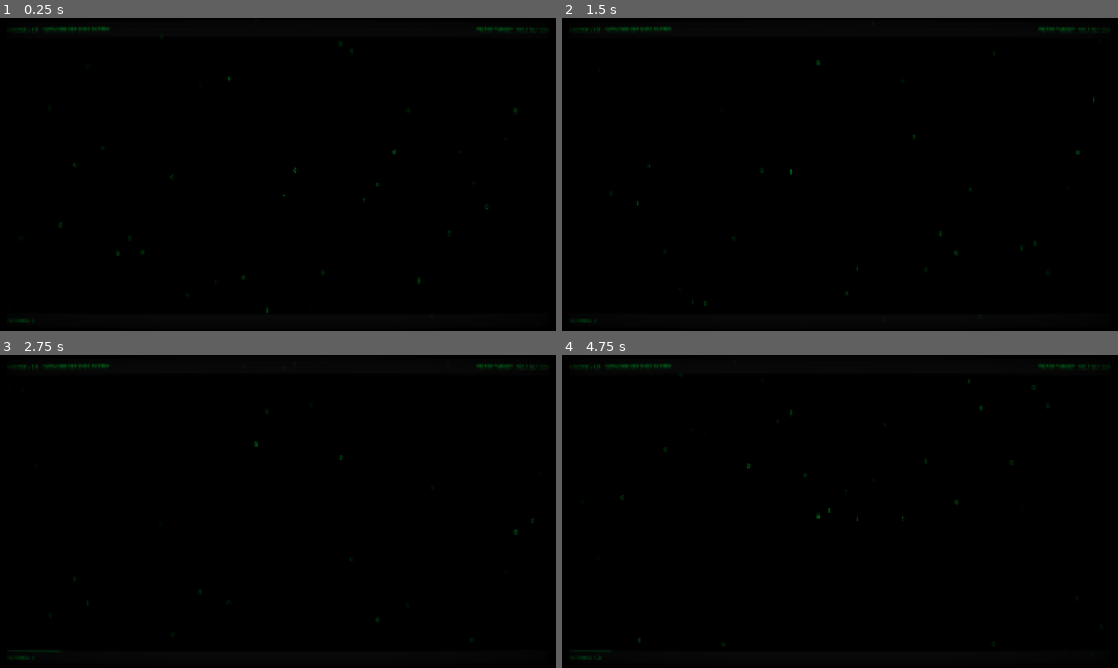
Above: before the commit, frames 1-4 (two rows, left to right).
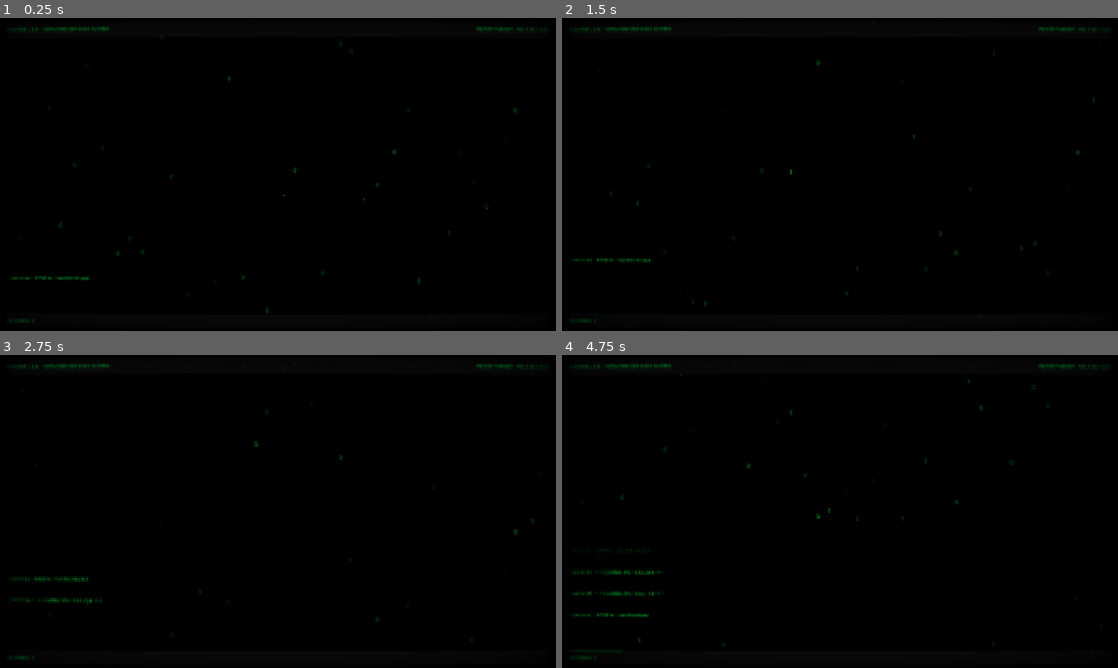
Above: after the commit, the same moments.

Repository: notlsd/v
Game: Godot game, scene res://scenes/main/main.tscn
Same seed, same stepped clock (60 frames per second), same inputs: the game is played once before the commit and once after it.
Inputs (mouse positions are in pixels of both pictures, inside the frame that each line leads up to):
- Up to frame 1 (0.25 s): no input
- Up to frame 2 (1.5 s): move the mouse to (962, 158) at 0.52 s; hold E (mask_16) 0.53-1.28 s; click (962, 158) at 0.67 s; move the mouse to (728, 190) at 1.27 s; tap W (mask_24) at 1.35 s; click (728, 190) at 1.42 s
- Up to frame 3 (2.75 s): move the mouse to (278, 639) at 2.02 s; hold Q (mask_32) from 2.03 s (still down); click (278, 639) at 2.17 s
- Up to frame 4 (4.75 s): move the mouse to (812, 574) at 2.77 s; release Q (mask_32) at 2.78 s; tap E (mask_16) at 2.85 s; click (812, 574) at 2.92 s; move the mouse to (840, 639) at 3.52 s; hold W (mask_24) 3.53-4.28 s; click (840, 639) at 3.67 s; move the mouse to (673, 464) at 4.27 s; tap Q (mask_32) at 4.35 s; click (673, 464) at 4.42 s

The runs differ from the first frame. In frame 1, 0.1% of the frame differs, in the area x 2-17%, y 82-84%; in frame 2, 0.1%; in frame 3, 0.2%; in frame 4, 0.4%, in the area x 2-19%, y 62-98%.

Commit message:
refactor: 终端风格完成 - IP行向上滚动可点击
修复:
- Control节点必须在CanvasLayer下才能渲染
- add_child()必须在setup()之前(@onready初始化顺序)
- 子节点mouse_filter设为IGNORE让点击穿透

新增:
- terminal_line.gd/tscn: 可点击滚动IP行
- terminal_spawner.gd: 终端行生成器
- terminal_hud.gd/tscn: 终端风格HUD

核心玩法: IP行向上滚动 → 点击过滤 → 判定

Diff:
--- a/project_v/scenes/entities/terminal_line.tscn
+++ b/project_v/scenes/entities/terminal_line.tscn
@@ -20,6 +20,7 @@
 layout_mode = 0
 offset_right = 1920.0
 offset_bottom = 24.0
+mouse_filter = 2
 color = Color(1, 1, 1, 0.1)
 
 [node name="Label" type="Label" parent="."]
@@ -27,5 +28,6 @@
 offset_left = 20.0
 offset_right = 1900.0
 offset_bottom = 24.0
+mouse_filter = 2
 label_settings = SubResource("LabelSettings_1")
 vertical_alignment = 1
--- a/project_v/scenes/main/main.tscn
+++ b/project_v/scenes/main/main.tscn
@@ -12,9 +12,9 @@
 shader_parameter/time_scale = 5.0
 
 [sub_resource type="GDScript" id="GDScript_main"]
-script/source = "extends Node2D
+script/source = "extends Node
 
-@onready var glitch_overlay = $GlitchOverlay
+@onready var glitch_overlay = $GlitchLayer/GlitchOverlay
 
 func _ready() -> void:
 	RenderingServer.set_default_clear_color(Color.BLACK)
@@ -27,24 +27,36 @@
 	print(\"[Main] Terminal mode started! Target: %s\" % GameManager.get_target_subnet_string())
 "
 
-[node name="Main" type="Node2D"]
+[node name="Main" type="Node"]
 script = SubResource("GDScript_main")
 
 [node name="MatrixRain" parent="." instance=ExtResource("1_rain")]
 
-[node name="TerminalSpawner" type="Node" parent="."]
-script = ExtResource("3_spawn")
+[node name="TerminalLayer" type="CanvasLayer" parent="."]
+layer = 0
 
-[node name="TerminalHUD" parent="." instance=ExtResource("2_hud")]
-
-[node name="GlitchOverlay" type="ColorRect" parent="."]
-z_index = 99
-material = SubResource("ShaderMaterial_glitch")
+[node name="TerminalSpawner" type="Control" parent="TerminalLayer"]
+layout_mode = 3
 anchors_preset = 15
 anchor_right = 1.0
 anchor_bottom = 1.0
 grow_horizontal = 2
 grow_vertical = 2
 mouse_filter = 2
+script = ExtResource("3_spawn")
+
+[node name="TerminalHUD" parent="." instance=ExtResource("2_hud")]
+
+[node name="GlitchLayer" type="CanvasLayer" parent="."]
+layer = 50
+
+[node name="GlitchOverlay" type="ColorRect" parent="GlitchLayer"]
+anchors_preset = 15
+anchor_right = 1.0
+anchor_bottom = 1.0
+grow_horizontal = 2
+grow_vertical = 2
+mouse_filter = 2
+material = SubResource("ShaderMaterial_glitch")
 
 [node name="CRTOverlay" parent="." instance=ExtResource("4_crt")]
--- a/project_v/scripts/managers/terminal_spawner.gd
+++ b/project_v/scripts/managers/terminal_spawner.gd
@@ -1,6 +1,6 @@
 ## TerminalSpawner
 ## 终端行生成器 - 在屏幕底部生成向上滚动的 IP 行
-extends Node
+extends Control
 
 const TerminalLineScene = preload("res://scenes/entities/terminal_line.tscn")
 
@@ -14,18 +14,15 @@
 @export var target_ratio: float = 0.4
 
 ## 生成位置 Y
-const SPAWN_Y: float = 1000.0
+const SPAWN_Y: float = 900.0
 
 var spawn_timer: Timer = null
-var line_container: Control = null
 
 
 func _ready() -> void:
-	# 创建容器
-	line_container = Control.new()
-	line_container.set_anchors_preset(Control.PRESET_FULL_RECT)
-	line_container.mouse_filter = Control.MOUSE_FILTER_IGNORE
-	get_parent().add_child.call_deferred(line_container)
+	# 设置为全屏容器
+	set_anchors_preset(Control.PRESET_FULL_RECT)
+	mouse_filter = Control.MOUSE_FILTER_IGNORE
 
 	# 创建定时器
 	spawn_timer = Timer.new()
@@ -34,13 +31,14 @@
 	add_child(spawn_timer)
 	spawn_timer.start()
 
+	print("[TerminalSpawner] Started, interval: %s, speed: %s" % [spawn_interval, scroll_speed])
+
+	# 立即生成一行作为测试
+	_spawn_line()
+
 
 func _spawn_line() -> void:
-	if line_container == null:
-		return
-
 	var line = TerminalLineScene.instantiate()
-	line.position = Vector2(0, SPAWN_Y)
 
 	# 决定是否为目标
 	var is_target = randf() < target_ratio
@@ -57,13 +55,16 @@
 			GameManager.target_prefix
 		)
 
+	# 先添加到场景树，再设置（因为 @onready 需要在树中才能初始化）
+	add_child(line)
+	line.position = Vector2(0, SPAWN_Y)
 	line.setup(ip, is_target, scroll_speed)
 
 	# 连接信号
 	line.clicked.connect(_on_line_clicked)
 	line.escaped.connect(_on_line_escaped)
 
-	line_container.add_child(line)
+	print("[TerminalSpawner] Spawned: %s, target=%s" % [BitwiseManager.int_to_ip(ip), is_target])
 
 
 func _on_line_clicked(ip: int) -> void:
Not shown, added: project_v/scripts/entities/terminal_line.gd.uid
Not shown, added: project_v/scripts/managers/terminal_spawner.gd.uid
Not shown, added: project_v/scripts/ui/terminal_hud.gd.uid
